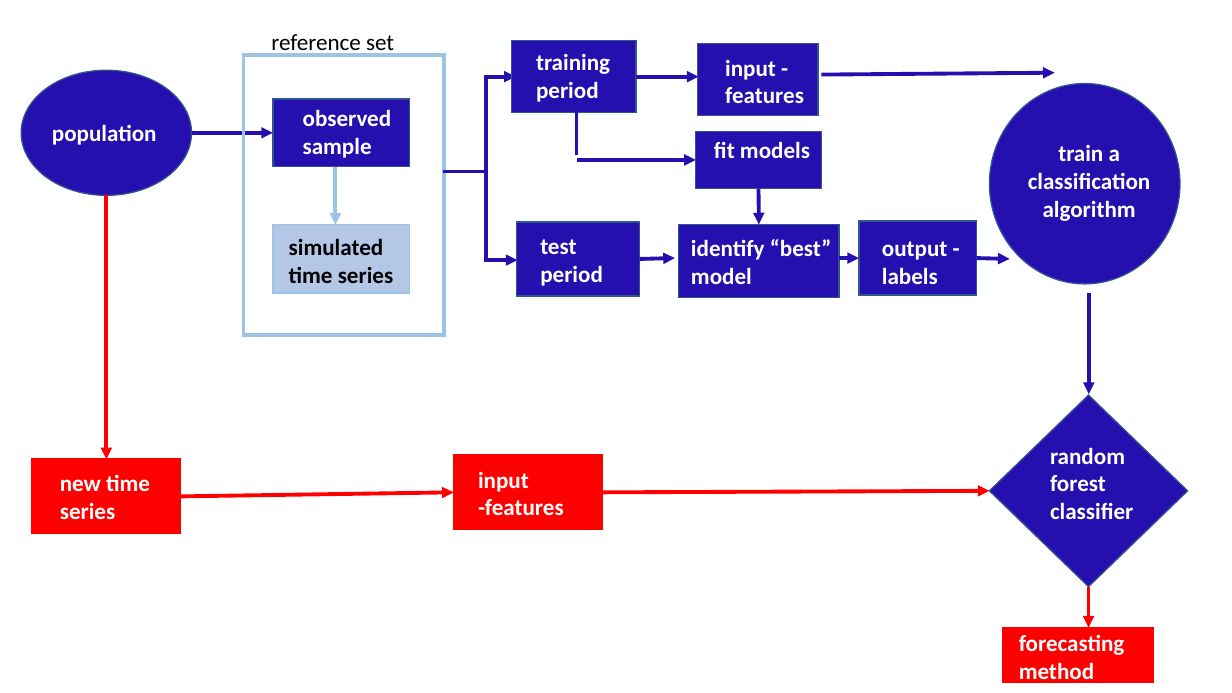
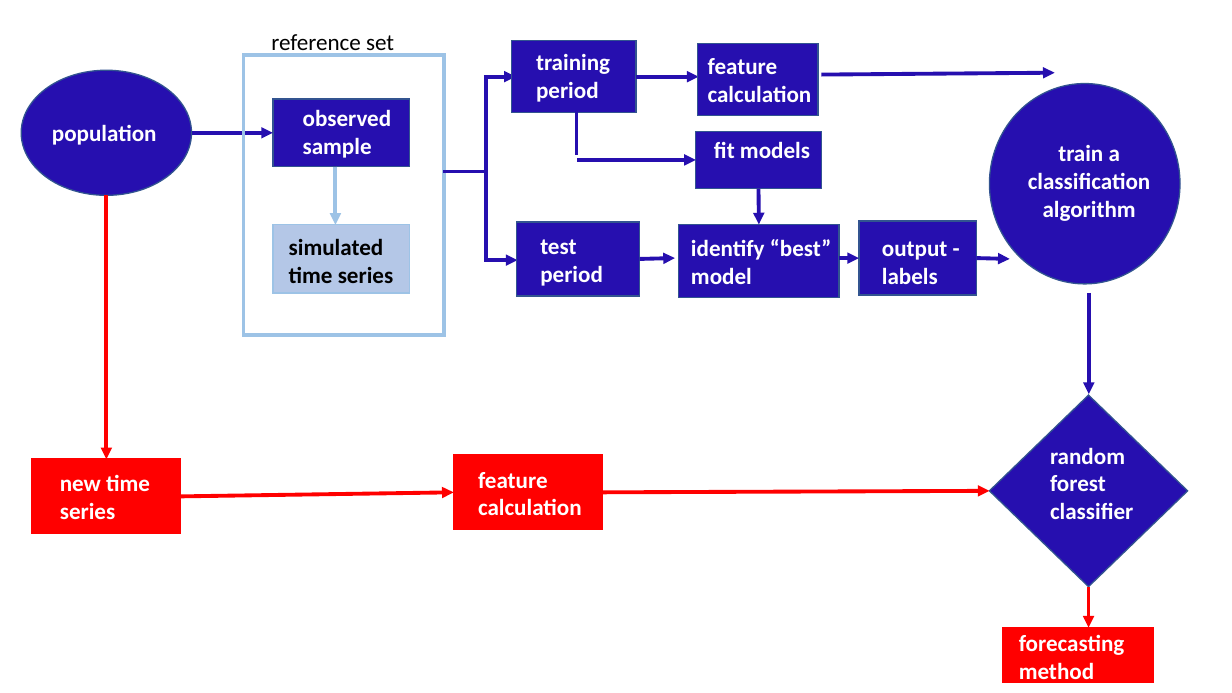
Before and after one commit to thiyangt/fforms, a slide deck: slide 3 of ppt_framework_development.pptx. Drawn at 1232x693 pixels with LibreOffice and Linux fonts; fonts in the diff are those of the drawing. Boxes give left, top, right and bottom in pixels: in the first picture for what was removed or moved away, otherwise in the second. Text is boxed around its words. In the diff, an @@ line names an element or a change of style, - is before the commit and + after.

```diff
--- a/ppt_framework_development.pptx
+++ b/ppt_framework_development.pptx
@@ text at (708, 58, 812, 102): text changed @@
-input - features
+feature calculation
@@ text at (478, 472, 582, 515): text changed @@
-input -features
+feature calculation
```
Also in this commit, not shown: 8 other files.
